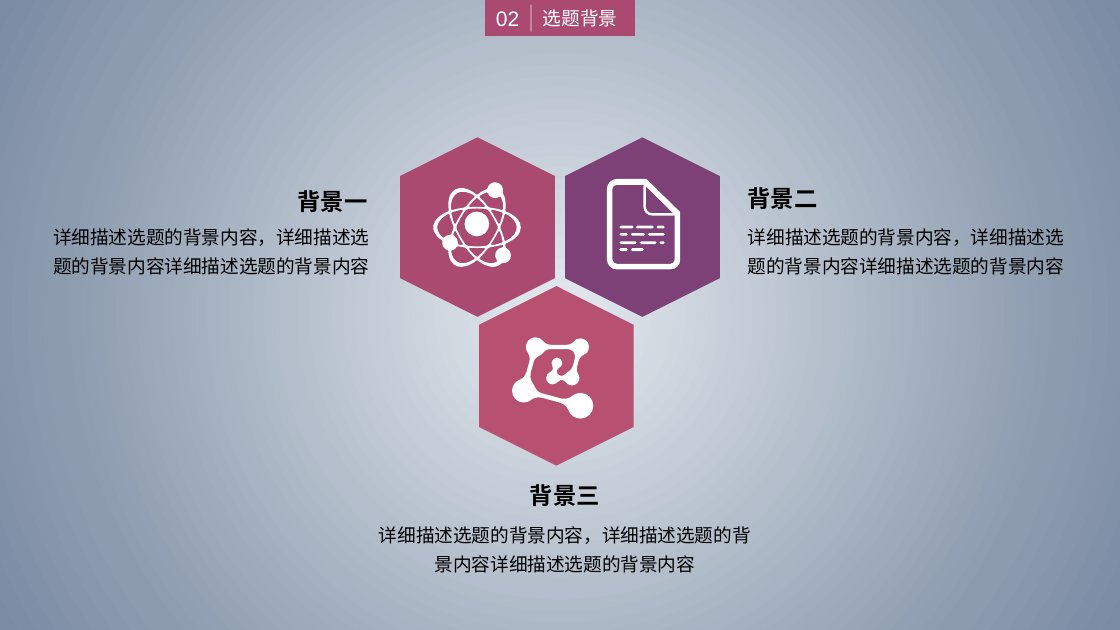
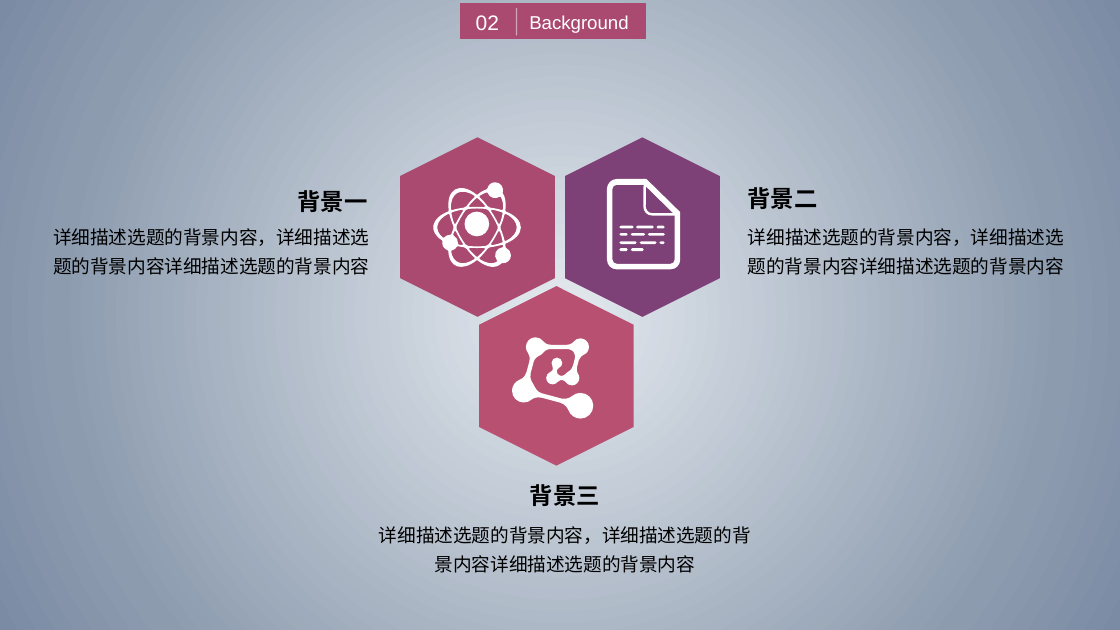
Before and after one commit to zhuangzhuang131419/McGill, a slide deck: slide 7 of COMP396/Presentation.pptx. Drawn at 1120x630 pixels with LibreOffice and Linux fonts; fonts in the diff are those of the drawing. Boxes give left, top, right and bottom in pixels: in the first picture for what was removed or moved away, otherwise in the second. Text is boxed around its words. In the diff, an @@ line names an element or a change of style, - is before the commit and + after.

```diff
--- a/COMP396/Presentation.pptx
+++ b/COMP396/Presentation.pptx
@@ text "02": place and size @@
-text "02" at <box>496,11,519,26</box>
+text "02" at <box>476,15,499,30</box>
@@ rectangle: place and size @@
-rectangle at <box>486,0,634,35</box>
+rectangle at <box>460,3,645,39</box>
@@ line moved from (531, 5) - (531, 31) to (517, 8) - (517, 35) @@
@@ text at <box>529,15,628,33</box>: text changed @@
-选题背景
+Background
```
Also in this commit, not shown: 8 other slides changed, 2 slides added, 2 slides removed.
